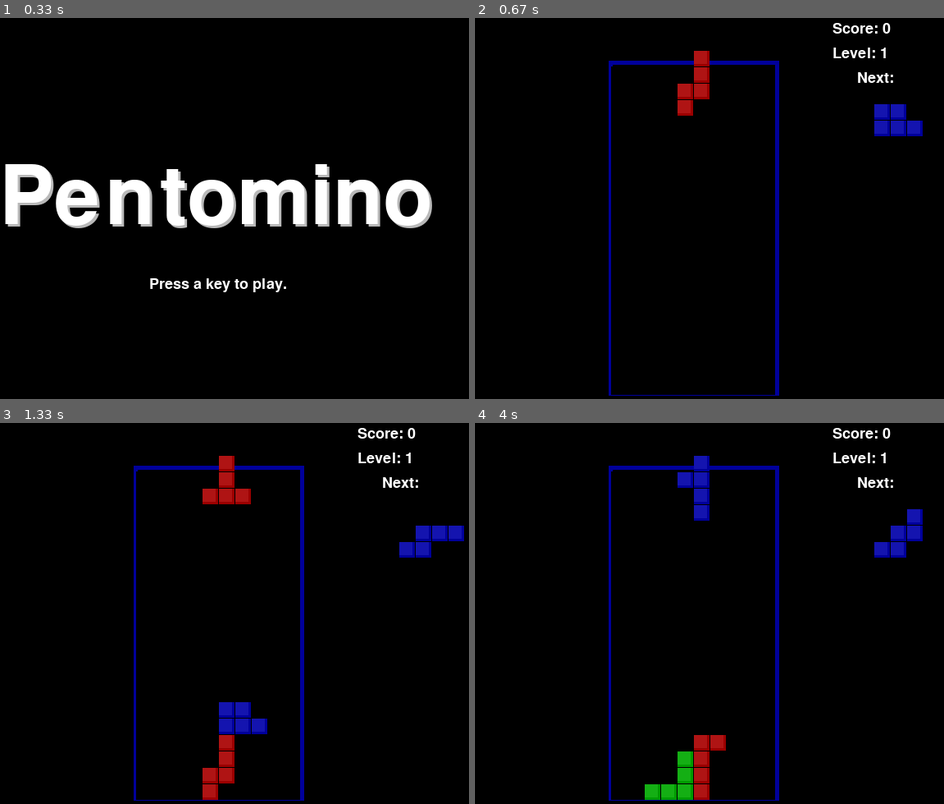
Above: before the commit, frames 1-4 (two rows, left to right).
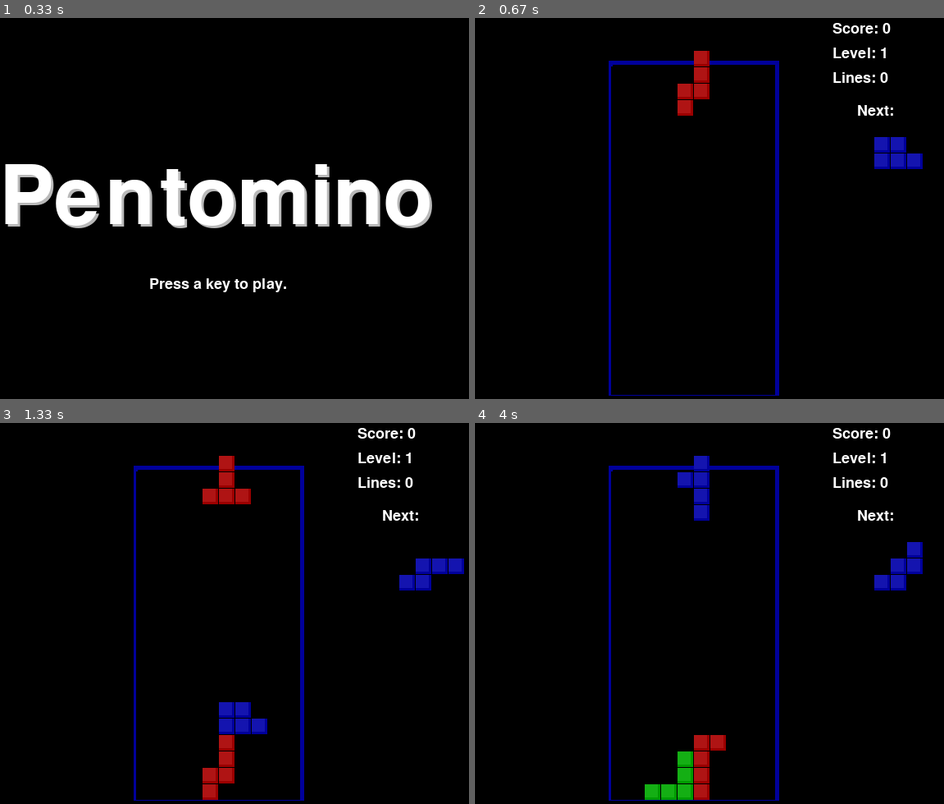
Above: after the commit, the same moments.

Repository: AnakinM/sample-game-sgd
Game: pygame game, started from solutions/6_pentomino/pentomino.py
The game is run twice, just before and just after one commit, with the same random seed, the same clock (stepped at 60 frames per second) and the same inputs.
Inputs:
- Up to frame 1 (0.33 s): no input
- Up to frame 2 (0.67 s): tap Enter at 0.33 s
- Up to frame 3 (1.33 s): tap Space at 0.67, 1.07 s; hold D from 1 s (still down)
- Up to frame 4 (4 s): tap Space at 1.37, 1.57, 1.9, 2.2, 2.4, 2.7, 2.97, 3.3, 3.73 s; release D at 1.47 s; hold Up 1.5-1.8 s; hold D 1.83-2.3 s; hold Left 2.33-2.87 s; hold S 2.9-3.2 s; hold Left 3.23-3.63 s; hold W from 3.67 s (still down)

Frame 1 is identical in both runs. In frame 2, 1.6% of the frame differs, in the area x 76-96%, y 14-40%; in frame 3, 1.7%, in the area x 76-99%, y 14-44%; in frame 4, 1.7%.

Commit message:
Added showing number of cleared lines

Diff:
--- a/solutions/6_pentomino/pentomino.py
+++ b/solutions/6_pentomino/pentomino.py
@@ -215,6 +215,7 @@
     movingLeft = False
     movingRight = False
     score = 0
+    linesCleared = 0
     level, fallFreq = calculateLevelAndFallFreq(score)
 
     fallingPiece = getNewPiece()
@@ -248,7 +249,6 @@
                     movingRight = False
                 elif event.key == K_DOWN or event.key == K_s:
                     movingDown = False
-
             elif event.type == KEYDOWN:
                 # moving the piece sideways
                 if (event.key == K_LEFT or event.key == K_a) and isValidPosition(
@@ -258,8 +258,7 @@
                     movingLeft = True
                     movingRight = False
                     lastMoveSidewaysTime = time.time()
-
-                elif (event.key == K_RIGHT or event.key == K_d) and isValidPosition(
+                elif event.key in (K_RIGHT, K_d) and isValidPosition(
                     board, fallingPiece, adjX=1
                 ):
                     fallingPiece["x"] += 1
@@ -326,7 +325,9 @@
             if not isValidPosition(board, fallingPiece, adjY=1):
                 # falling piece has landed, set it on the board
                 addToBoard(board, fallingPiece)
-                score += removeCompleteLines(board)
+                removed = removeCompleteLines(board)
+                linesCleared += removed
+                score += removed
                 level, fallFreq = calculateLevelAndFallFreq(score)
                 fallingPiece = None
             else:
@@ -337,7 +338,7 @@
         # drawing everything on the screen
         DISPLAYSURF.fill(BGCOLOR)
         drawBoard(board)
-        drawStatus(score, level)
+        drawStatus(score, level, linesCleared)
         drawNextPiece(nextPiece)
         if fallingPiece is not None:
             drawPiece(fallingPiece)
@@ -539,7 +540,7 @@
             drawBox(x, y, board[x][y])
 
 
-def drawStatus(score, level):
+def drawStatus(score, level, linesCleared):
     # draw the score text
     scoreSurf = BASICFONT.render("Score: %s" % score, True, TEXTCOLOR)
     scoreRect = scoreSurf.get_rect()
@@ -551,6 +552,11 @@
     levelRect = levelSurf.get_rect()
     levelRect.topleft = (WINDOWWIDTH - 150, 50)
     DISPLAYSURF.blit(levelSurf, levelRect)
+
+    linesSurf = BASICFONT.render(f"Lines: {linesCleared}", True, TEXTCOLOR)
+    linesRect = linesSurf.get_rect()
+    linesRect.topleft = (WINDOWWIDTH - 150, 80)
+    DISPLAYSURF.blit(linesSurf, linesRect)
 
 
 def drawPiece(piece, pixelx=None, pixely=None):
@@ -577,10 +583,10 @@
     # draw the "next" text
     nextSurf = BASICFONT.render("Next:", True, TEXTCOLOR)
     nextRect = nextSurf.get_rect()
-    nextRect.topleft = (WINDOWWIDTH - 120, 80)
+    nextRect.topleft = (WINDOWWIDTH - 120, 120)
     DISPLAYSURF.blit(nextSurf, nextRect)
     # draw the "next" piece
-    drawPiece(piece, pixelx=WINDOWWIDTH - 120, pixely=100)
+    drawPiece(piece, pixelx=WINDOWWIDTH - 120, pixely=140)
 
 
 if __name__ == "__main__":
